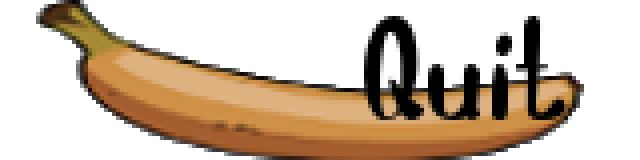
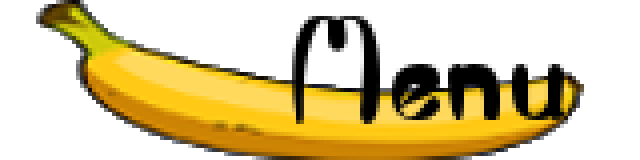
Layered file, before and after one edit (640x160). Changes by layer:
renamed "Quit" to "Menu", painted on it over [292, 16, 568, 124]
painted on "Capa pegada" over [40, 0, 584, 160]
